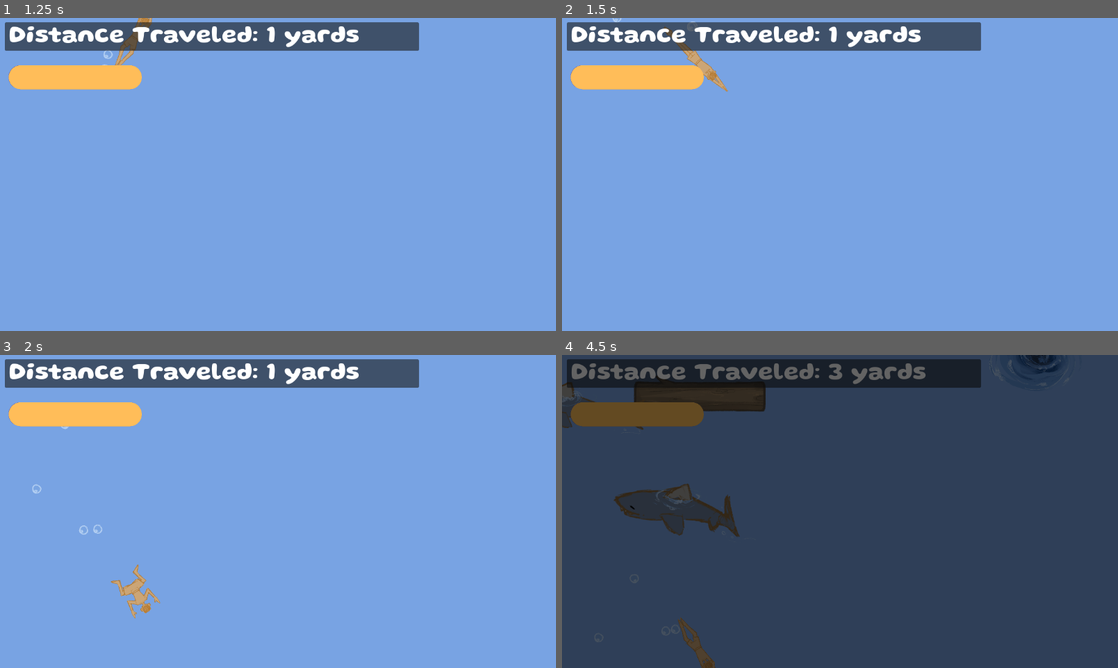
Above: before the commit, frames 1-4 (two rows, left to right).
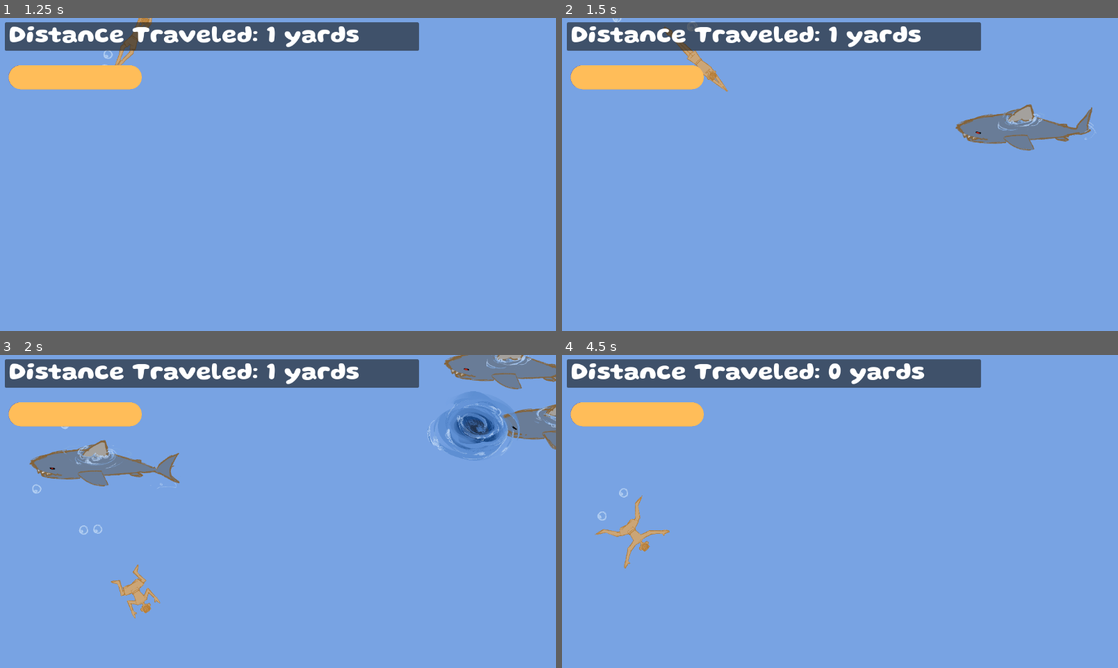
Above: after the commit, the same moments.

Repository: sophieTheProgrammer/microjam-island-61
Game: Godot game, scene res://scenes/game.tscn
The game is run twice, just before and just after one commit, with the same random seed, the same clock (stepped at 60 frames per second) and the same inputs. Sound files missing from this copy of the repository are replaced by a short silence.
Inputs (mouse positions are in pixels of both pictures, inside the frame that each line leads up to):
- Up to frame 1 (1.25 s): tap Enter (ui_accept) at 0.5, 0.77 s; move the mouse to (400, 158) at 0.52 s; hold Up (up) from 0.53 s (still down); click (400, 158) at 0.6 s
- Up to frame 2 (1.5 s): move the mouse to (728, 190) at 1.27 s; release Up (up) at 1.28 s; hold Down (down) from 1.28 s (still down); click (728, 190) at 1.35 s
- Up to frame 3 (2 s): keep holding Down (down); tap Enter (ui_accept) at 1.52 s
- Up to frame 4 (4.5 s): move the mouse to (895, 442) at 2.02 s; release Down (down) at 2.03 s; hold Up (up) 2.03-3.53 s; click (895, 442) at 2.1 s; move the mouse to (812, 574) at 2.77 s; click (812, 574) at 2.85 s; tap Enter (ui_accept) at 3.02, 3.77 s; move the mouse to (1006, 558) at 3.52 s; hold Down (down) from 3.53 s (still down); click (1006, 558) at 3.6 s; tap Space (restart game) at 4.15 s; move the mouse to (673, 464) at 4.27 s; click (673, 464) at 4.35 s

Frame 1 is identical in both runs. In frame 2, 1.9% of the frame differs, in the area x 70-96%, y 27-43%; in frame 3, 6.0%; in frame 4, 100%, in the area x 0-100%, y 0-100%.

Commit message:
grace chunk + faster

Diff:
--- a/scripts/global.gd
+++ b/scripts/global.gd
@@ -22,7 +22,7 @@
 func start_game(reloadWorld):
 	score = 0
 	Engine.time_scale = 1
-	await fade_node.fade(1, 1.5).finished
+	await fade_node.fade(1, .15).finished
 	game_is_running = true
 
 	world_container_node.queue_free()
@@ -30,7 +30,7 @@
 		var world_container = WORLD_CONTAINER.instantiate()
 		world_container_node = world_container
 		get_tree().current_scene.add_child(world_container)
-		await fade_node.fade(0,1.5).finished
+		await fade_node.fade(0,.15).finished
 	else:
 		get_tree().change_scene_to_packed(GAME)
-		await fade_node.fade(0,1.5).finished
+		await fade_node.fade(0,.15).finished
--- a/scripts/spawner.gd
+++ b/scripts/spawner.gd
@@ -5,7 +5,6 @@
 var chunks_spawned = 0
 func _ready() -> void:
 	EventBus.spawn_new_chunk.connect(spawn_chunk)
-	spawn_obstacleless_chunk()
 	spawn_obstacleless_chunk()
 	spawn_obstacleless_chunk()
 
